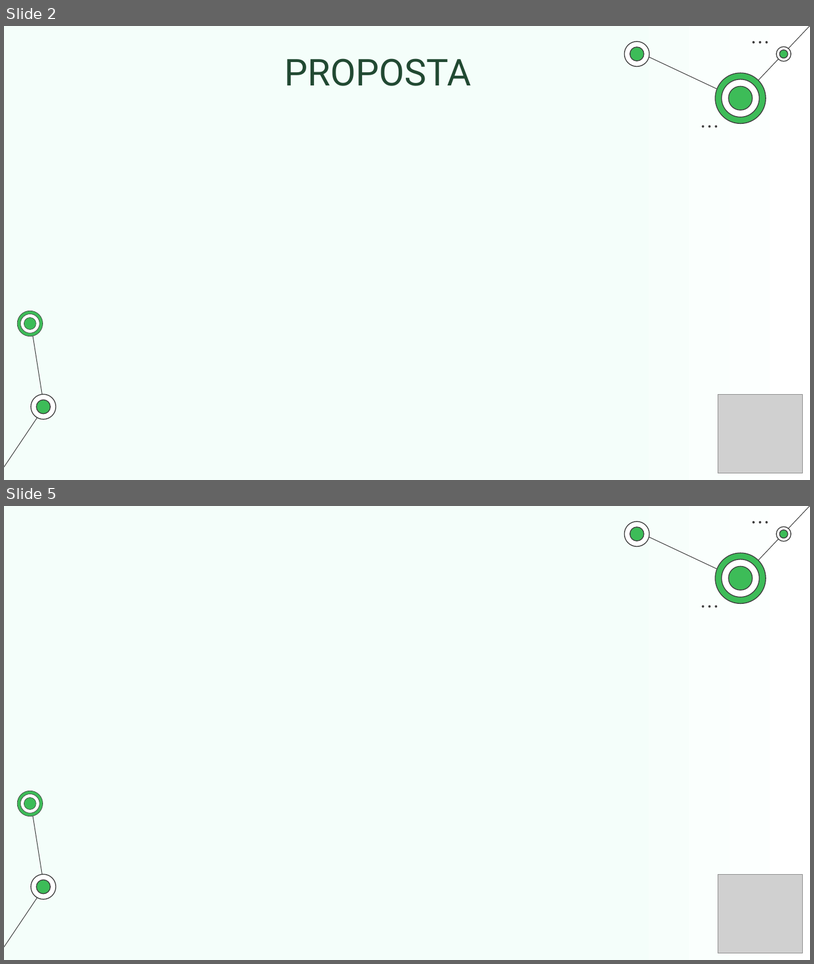
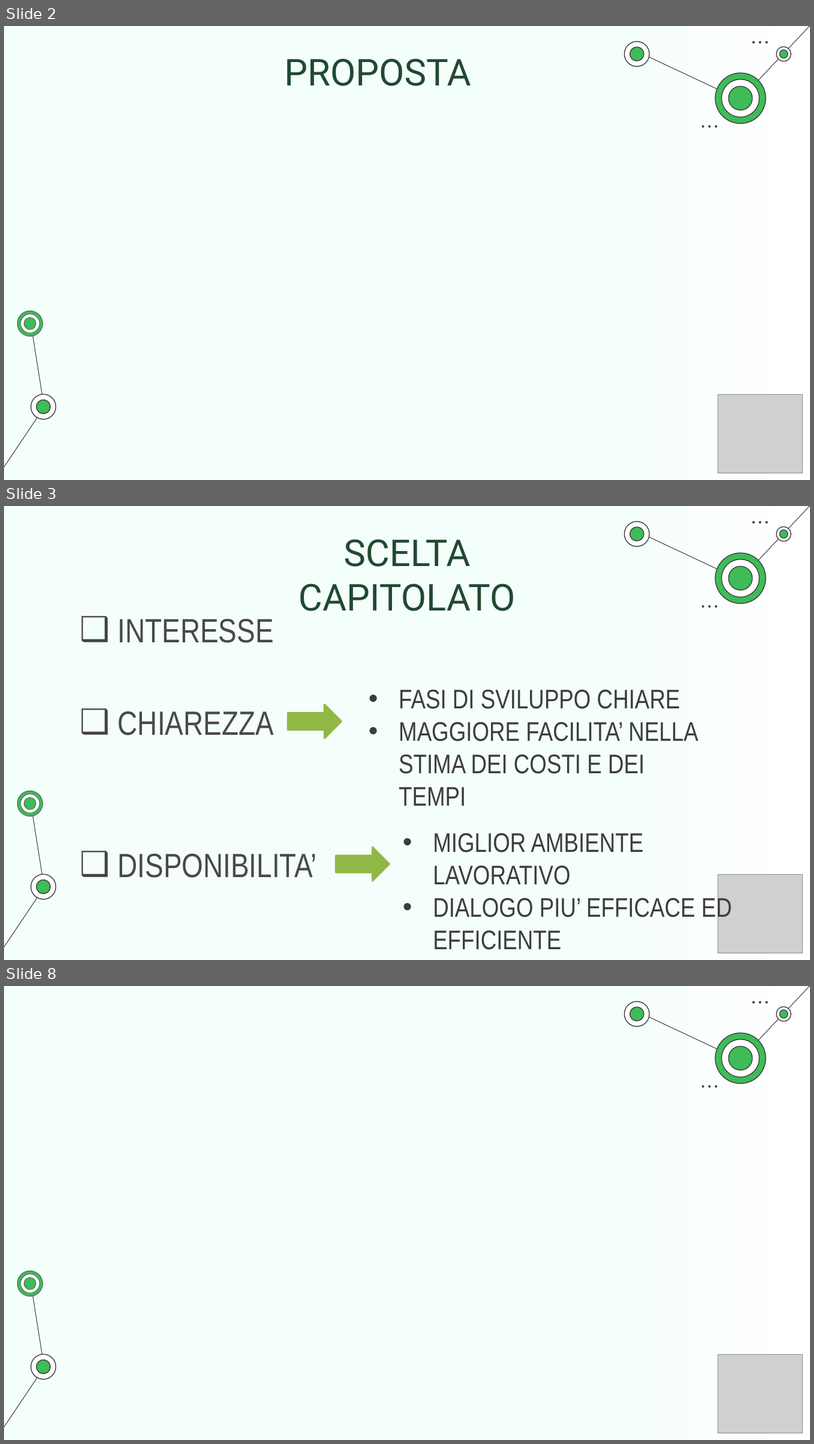
Before and after one commit to Club-Swendwich/Documenti, a slide deck: presentazioni/PresentazioneCandidatura.pptx. Shown one above the other, each under a label of ours: slides 2 and 5 before the commit, slides 2, 3 and 8 after it; the slides between them are not shown. The pictures are 814x964 and 814x1444 pixels, drawn with LibreOffice and Linux fonts; fonts in the diff are those of the drawing; grey boxes stand for pictures. Boxes give left, top, right and bottom in pixels: in the first picture for what was removed or moved away, otherwise in the second. Text is boxed around its words. In the diff, an @@ line names an element or a change of style, - is before the commit and + after.

Commit message:
commento possibile variazione doc Impegni + diapositive ppt scelta cap e grafici

```diff
--- a/presentazioni/PresentazioneCandidatura.pptx
+++ b/presentazioni/PresentazioneCandidatura.pptx
@@ slide 3 added at [4,506,810,960], background gradient #F4FEFA to #FFFFFF; not listed: 34 template elements that a slide beside it also shows @@
@@ title added at [299,539,515,611], 44 pt, text #214932 @@
+SCELTA CAPITOLATO
@@ text added at [118,619,274,643], 40 pt, text #494949 @@
+❑ INTERESSE
@@ text added at [399,689,698,774], 32 pt, text #3D3D3D @@
+• FASI DI SVILUPPO CHIARE
+• MAGGIORE FACILITA’ NELLA STIMA DEI COSTI E DEI TEMPI
@@ text added at [118,711,274,735], 40 pt, text #494949 @@
+❑ CHIAREZZA
@@ right arrow added at [288,705,342,738], fill #91B844, outline #91B844 2 pt @@
@@ right arrow added at [336,847,390,881], fill #91B844, outline #91B844 2 pt @@
@@ text added at [433,832,732,949], 32 pt, text #3D3D3D @@
+• MIGLIOR AMBIENTE LAVORATIVO
+• DIALOGO PIU’ EFFICACE ED EFFICIENTE
@@ text added at [118,853,317,877], 40 pt, text #494949 @@
+❑ DISPONIBILITA’
@@ picture added at [719,874,803,953] @@
@@ what was slide 5 is now slide 8 @@
```
Also in this commit, not shown: 1 slide changed, 3 other slides added, 1 slide removed, 1 other file.
